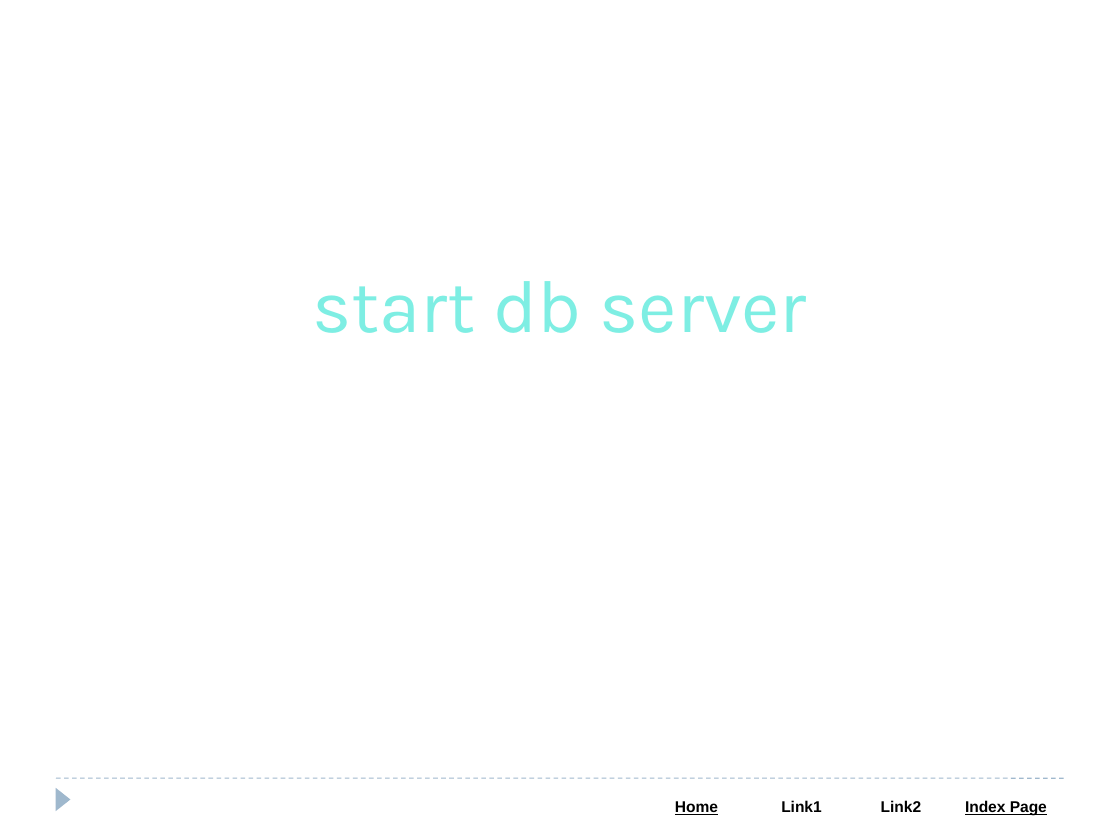
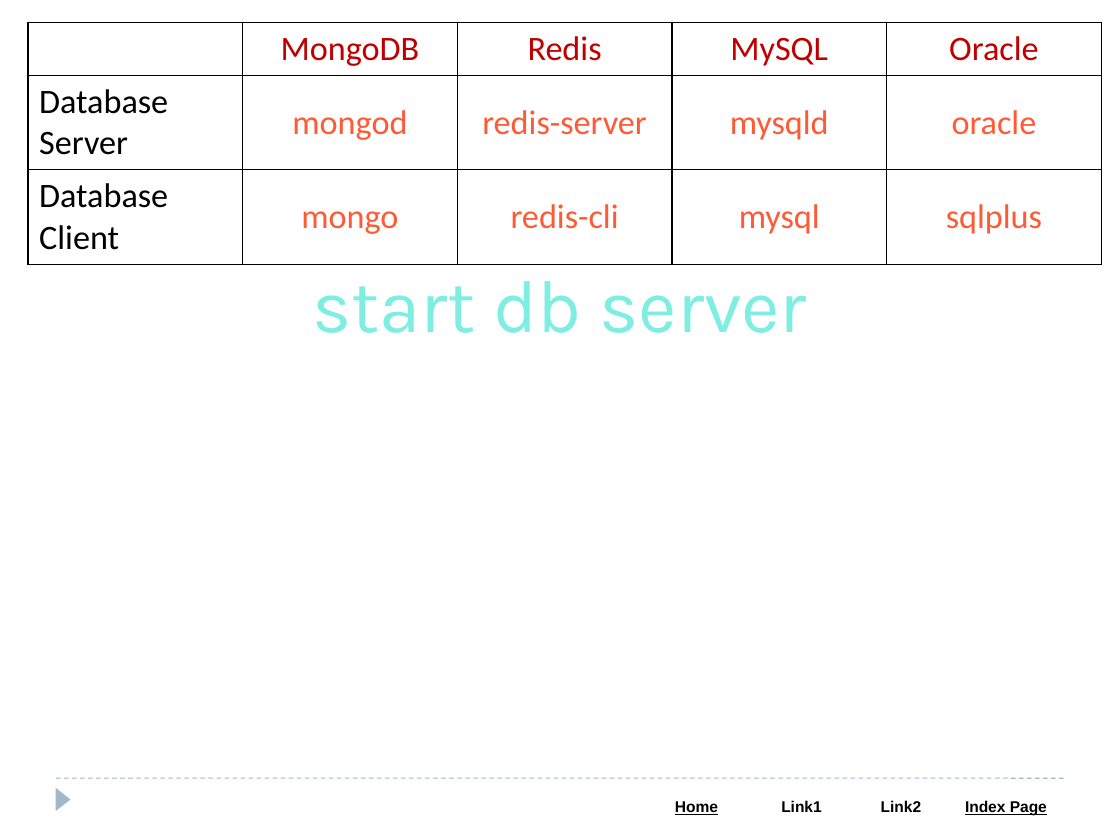
Before and after one commit to Saleel-Bagde/PPT-s, a slide deck: slide 13 of MongoDB PPT.pptx. Drawn at 1120x840 pixels with LibreOffice and Linux fonts; fonts in the diff are those of the drawing. Boxes give left, top, right and bottom in pixels: in the first picture for what was removed or moved away, otherwise in the second. Text is boxed around its words. In the diff, an @@ line names an element or a change of style, - is before the commit and + after.

```diff
--- a/MongoDB PPT.pptx
+++ b/MongoDB PPT.pptx
@@ table added at <box>28,22,1103,261</box>, 3 rows, 5 columns @@
+ | MongoDB | Redis | MySQL | Oracle
+Database Server | mongod | redis-server | mysqld | oracle
+Database Client | mongo | redis-cli | mysql | sqlplus
```
